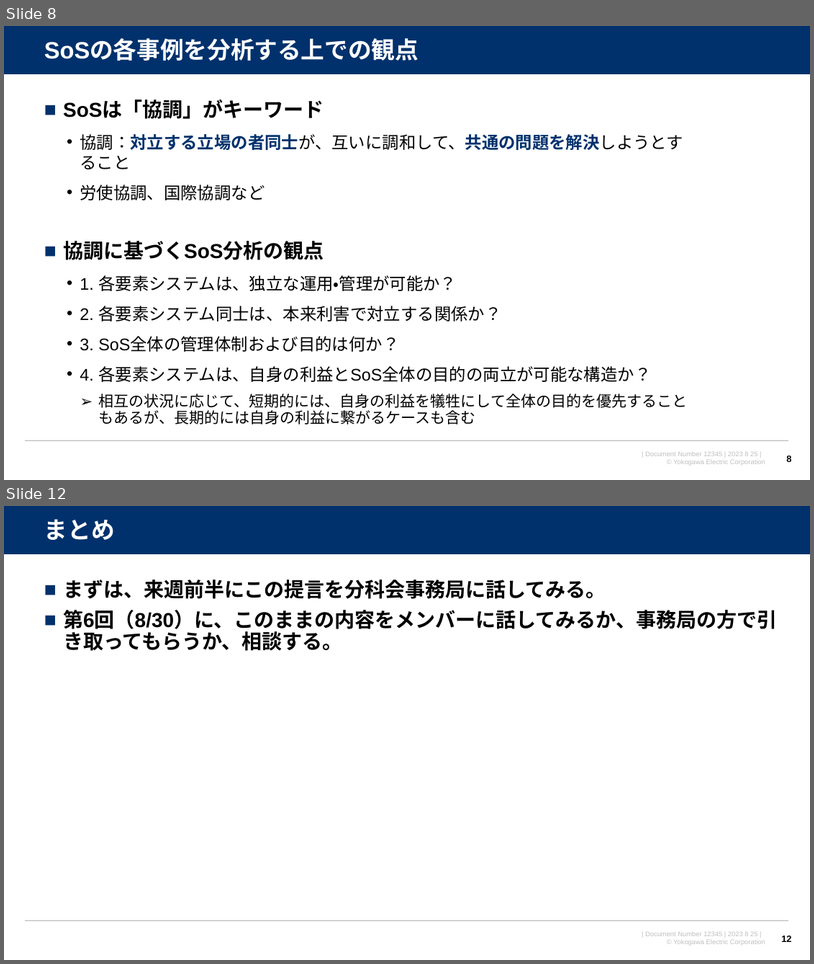
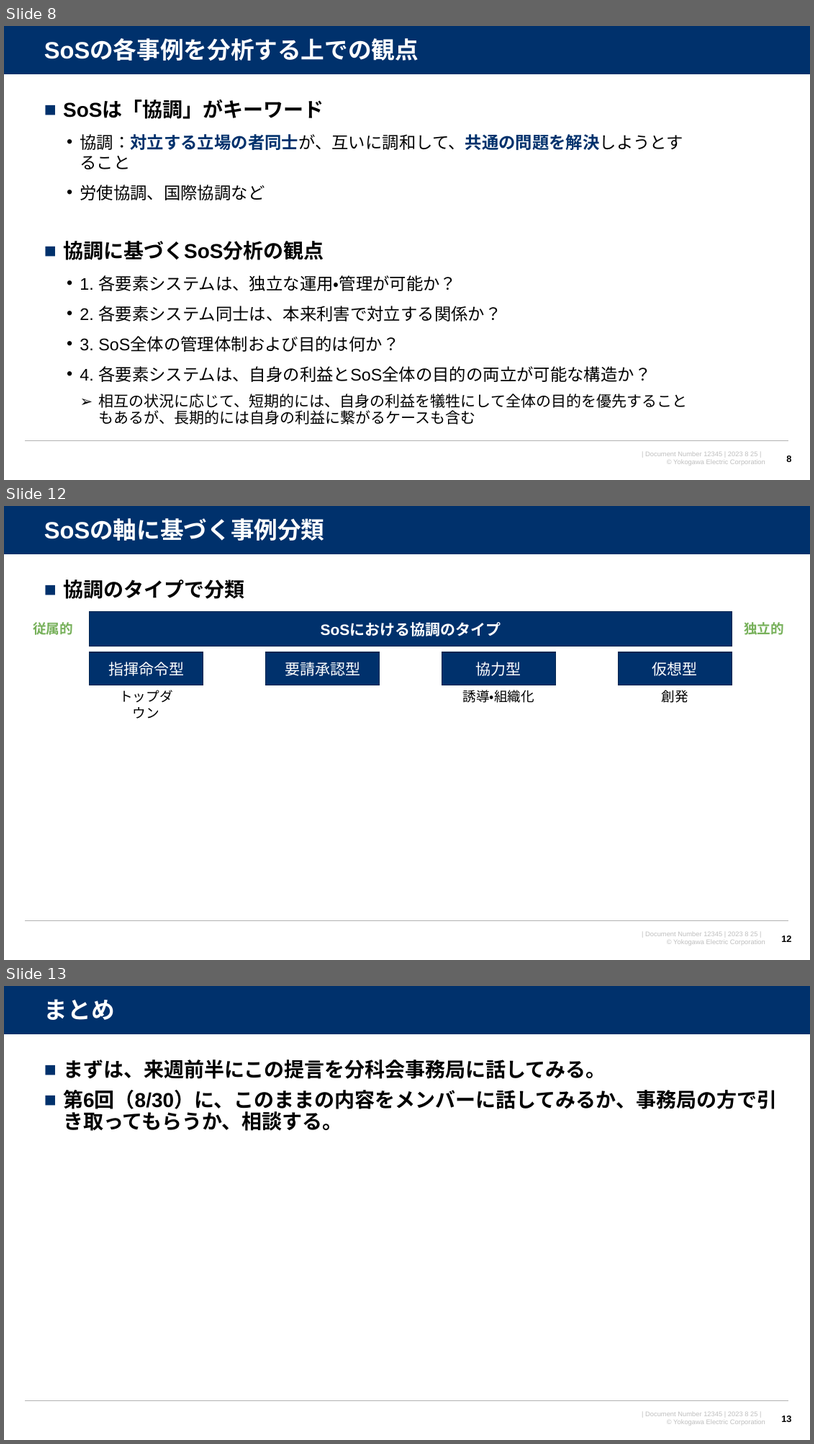
Before and after one commit to watarukumagai-git/opt, a slide deck: SoS/230825_SoS分科会第6回進め方のご相談_rev.0.pptx. Shown one above the other, each under a label of ours: slides 8 and 12 before the commit, slides 8, 12 and 13 after it; the slides between them are not shown. The pictures are 814x964 and 814x1444 pixels, drawn with LibreOffice and Linux fonts; fonts in the diff are those of the drawing; background and template pictures are left out. Boxes give left, top, right and bottom in pixels: in the first picture for what was removed or moved away, otherwise in the second. Text is boxed around its words. In the diff, an @@ line names an element or a change of style, - is before the commit and + after.

```diff
--- a/SoS/230825_SoS分科会第6回進め方のご相談_rev.0.pptx
+++ b/SoS/230825_SoS分科会第6回進め方のご相談_rev.0.pptx
@@ slide 12 added at <box>4,506,810,960</box>, background #FFFFFF; not listed: 4 template elements that a slide beside it also shows @@
@@ title added at <box>44,520,325,541</box>, 28 pt, text #FFFFFF, bold @@
+SoSの軸に基づく事例分類
@@ text added at <box>63,579,244,599</box>, 24 pt, text #000000, bold @@
+■ 協調のタイプで分類
@@ rectangle added at <box>90,612,733,646</box>, fill #00316C, outline #002450 1 pt, 18 pt, text #FFFFFF, bold @@
+SoSにおける協調のタイプ
@@ text added at <box>33,622,73,635</box>, 16 pt, text #76B059, bold @@
+従属的
@@ text added at <box>744,622,784,635</box>, 16 pt, text #76B059, bold @@
+独立的
@@ rectangle added at <box>89,652,203,685</box>, fill #00316C, outline #002450 1 pt, 18 pt, text #FFFFFF @@
+指揮命令型
@@ rectangle added at <box>266,652,380,685</box>, fill #00316C, outline #002450 1 pt, 18 pt, text #FFFFFF @@
+要請承認型
@@ rectangle added at <box>442,652,556,685</box>, fill #00316C, outline #002450 1 pt, 18 pt, text #FFFFFF @@
+協力型
@@ rectangle added at <box>619,652,733,685</box>, fill #00316C, outline #002450 1 pt, 18 pt, text #FFFFFF @@
+仮想型
@@ text added at <box>119,690,172,718</box>, 16 pt, text #000000 @@
+トップダウン
@@ text added at <box>463,690,535,703</box>, 16 pt, text #000000 @@
+誘導・組織化
@@ text added at <box>662,690,689,703</box>, 16 pt, text #000000 @@
+創発
@@ page number added at <box>782,935,792,942</box>, 11 pt, text #000000, bold @@
+12
@@ what was slide 12 is now slide 13 @@
```
Also in this commit, not shown: 2 slides changed.
